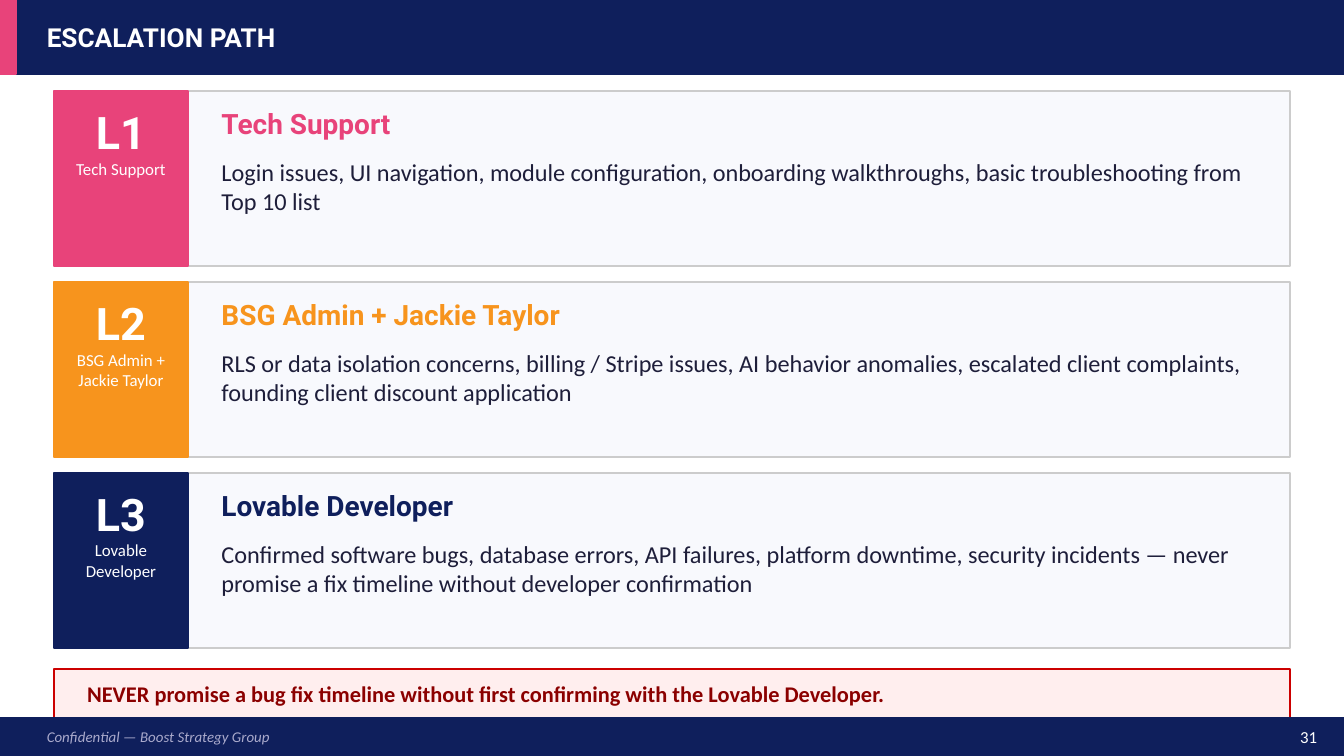
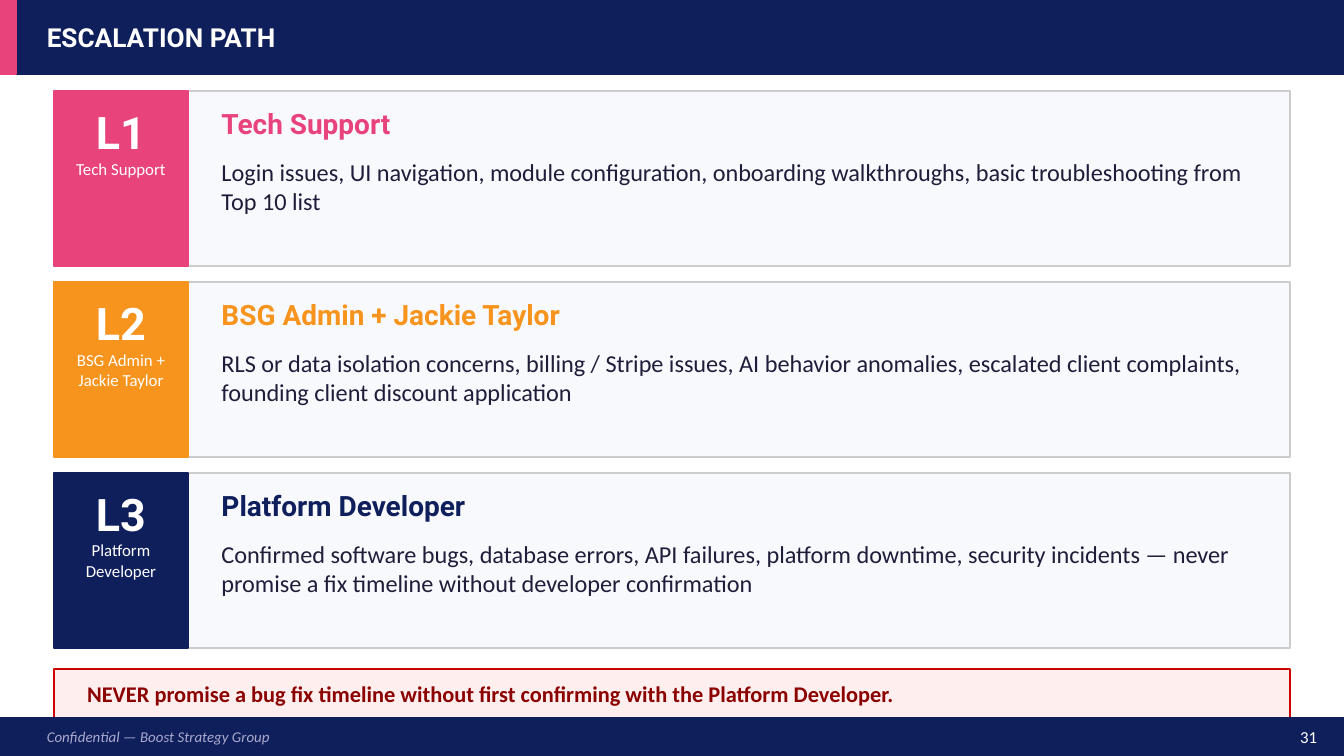
Before and after one commit to Boost-Strategy-Group/dc-license-ace, a slide deck: slide 31 of docs/BOOST_BSG_Staff_Training.pptx. Drawn at 1344x756 pixels with LibreOffice and Linux fonts; fonts in the diff are those of the drawing. Boxes give left, top, right and bottom in pixels: in the first picture for what was removed or moved away, otherwise in the second. Text is boxed around its words. In the diff, an @@ line names an element or a change of style, - is before the commit and + after.

```diff
--- a/docs/BOOST_BSG_Staff_Training.pptx
+++ b/docs/BOOST_BSG_Staff_Training.pptx
@@ text at box(221, 494, 466, 522): text changed @@
-Lovable Developer
+Platform Developer
@@ text at box(86, 544, 156, 580): text changed @@
-Lovable Developer
+Platform Developer
@@ text at box(87, 686, 894, 706): text changed @@
-NEVER promise a bug fix timeline without first confirming with the Lovable Developer.
+NEVER promise a bug fix timeline without first confirming with the Platform Developer.
```
Also in this commit, not shown: 4 other slides changed, 5 other files.
